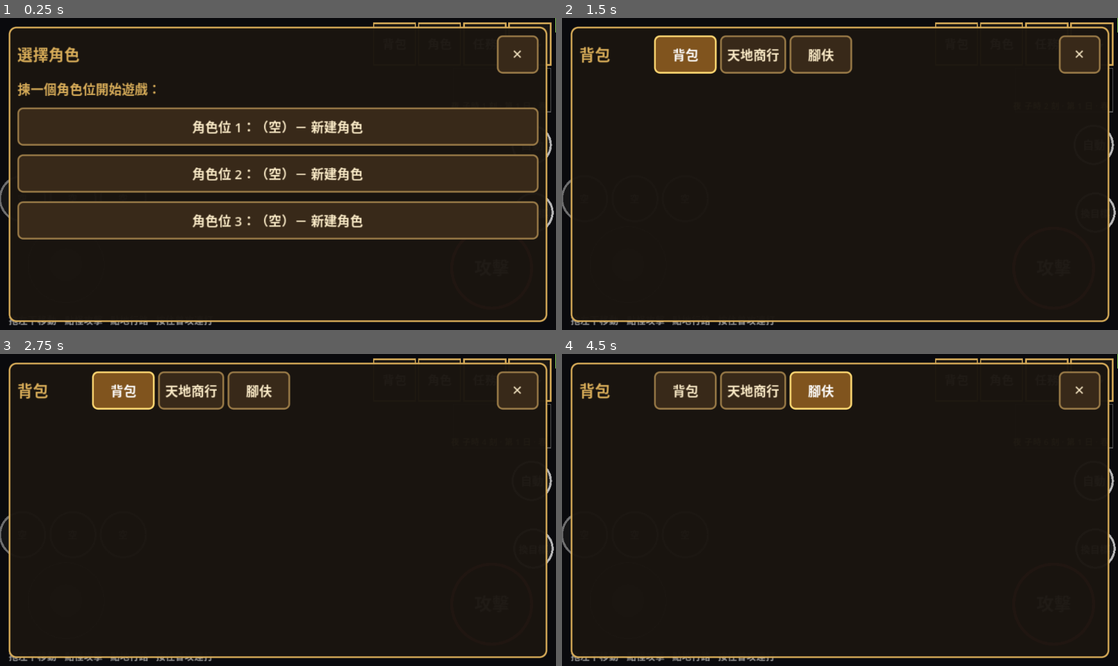
Above: before the commit, frames 1-4 (two rows, left to right).
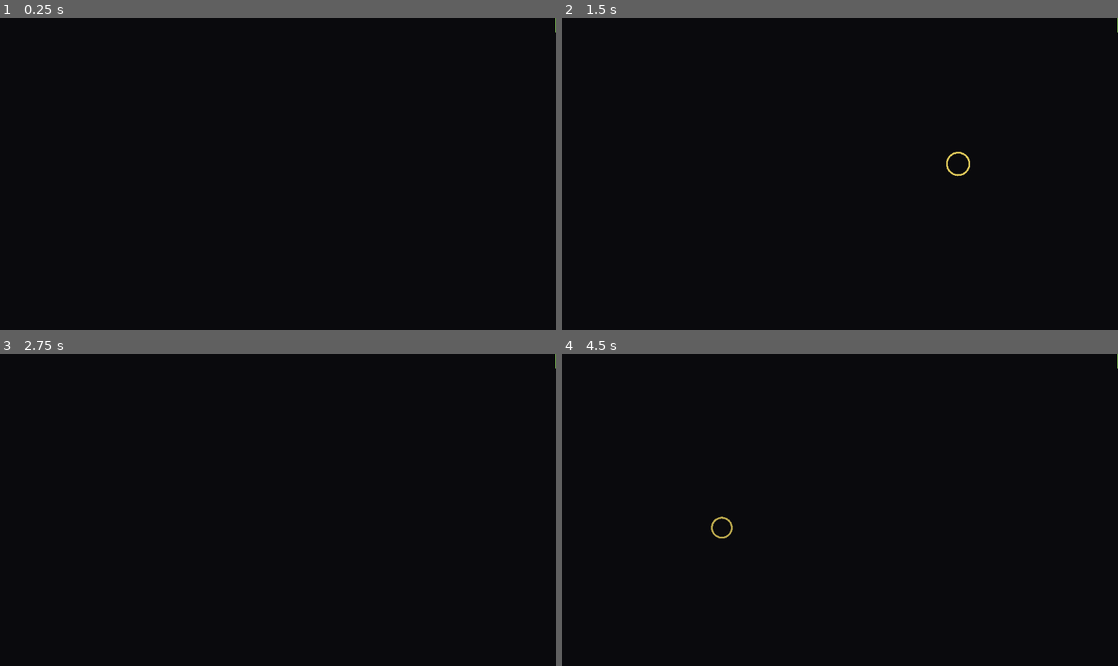
Above: after the commit, the same moments.

Repository: alphakey-marketing/sanguo-remake
Game: Godot game, scene res://ui/main.tscn
Two runs of this game, one before a commit and one after it. Both use one fixed random seed, a clock stepped at 60 frames per second and the inputs below.
Inputs (mouse positions are in pixels of both pictures, inside the frame that each line leads up to):
- Up to frame 1 (0.25 s): no input
- Up to frame 2 (1.5 s): click (1079, 55) at 0.5 s, where only the run before the commit has a clickable "✕"; tap Enter at 1.25 s; move the mouse to (962, 158) at 1.27 s; hold D from 1.28 s (still down); tap B at 1.35 s; click (962, 158) at 1.42 s
- Up to frame 3 (2.75 s): tap Space at 1.52 s; release D at 2 s; click (122, 391) at 2 s, where only the run before the commit has a clickable "背包"
- Up to frame 4 (4.5 s): click (751, 391) at 2.75 s, where only the run before the commit has a clickable "天地商行"; click (823, 391) at 3.5 s, where only the run before the commit has a clickable "腳伕"; tap Space at 4.25 s; drag from (728, 525) to (812, 572) at 4.27 s

The runs differ from the first frame. In frame 1, 41% of the frame differs, in the area x 0-100%, y 1-99%; in frame 2, 8.9%; in frame 3, 8.8%; in frame 4, 8.9%.
Error after the commit: Parse Error: Cannot infer the type of "pk_on" variable because the value doesn't have a set type. (res://ui/touch/mobile_hud.gd:585)

Commit message:
打人模式 4 項優化：自動掛機表漏 NPC / 逃走居民減速 / 居民行街閒逛減少 / 主畫面打人模式掣
- auto_panel.gd 揀怪表改用 _is_targetable()（之前淨睇 mob flag，打人模式開咗 NPC 都唔會入表）
- sim.gd step()：fleePk 逃走緊嘅居民 3 tick 行 2 格（之前同玩家一樣速，追極都追唔到）
- world.json bots.wanderChance 0.15→0.05：城入面/城外閒逛頻率降低，居民企定啲
- 選單列加「打人」掣（HudLayout.MENU + mobile_hud _fire/_draw_menu），一撳即切換
  main.pk_mode，紅底顯示開緊；同 more_panel.gd 嗰個設定掣共用同一個變數

Co-Authored-By: Claude Sonnet 5 <noreply@anthropic.com>
Claude-Session: https://claude.ai/code/session_01Ez7QsPpHSMRaa3W9UsnwbQ

Diff:
--- a/client/data/world.json
+++ b/client/data/world.json
@@ -66,7 +66,7 @@
   "seekRange": 14,
   "maxLvAbove": 2,
   "chatChance": 0.002,
-  "wanderChance": 0.15,
+  "wanderChance": 0.05,
   "criminalPct": 0.12,
   "fleeChance": 0.25,
   "crimeAggro": 6,
--- a/client/sim/sim.gd
+++ b/client/sim/sim.gd
@@ -212,6 +212,8 @@
 		var mv := 2 if (e["kind"] == "mob" and (e.get("mob", {}) as Dictionary).get("state", "") == "flee" and tick % 2 == 0) else 1
 		if e.has("ch"):
 			mv = _ride_steps(e)       # 騎馬: 移速 ×1.5~2 (Step 17a, spec 07 §7)
+		if e["kind"] == "bot" and bool(e.get("fleePk", false)) and tick % 3 == 2:
+			mv = 0                    # 打人模式/S03a: 逃走緊嘅居民行慢啲 (3 tick 行 2 格)，等玩家追得返 (spec 03 §3)
 		var moved := false
 		var moved_n := 0
 		for _k in mv:
--- a/client/ui/panels/auto_panel.gd
+++ b/client/ui/panels/auto_panel.gd
@@ -10,7 +10,7 @@
 
 
 func sig() -> String:
-	return JSON.stringify([main.auto, main.auto_whitelist, main.auto_roam, main.ents.size()])
+	return JSON.stringify([main.auto, main.auto_whitelist, main.auto_roam, main.pk_mode, main.ents.size()])
 
 
 const NEARBY_RANGE := 14   # 揀怪表只顯示呢個 Chebyshev 距離之內嘅怪（同 zone），唔好成張圖咁多
@@ -19,7 +19,7 @@
 	var names := {}
 	var me = main._me()
 	for e in main.ents:
-		if not (bool(e.get("mob", false)) and int(e.get("hp", 0)) > 0):
+		if not (main._is_targetable(e) and int(e.get("hp", 0)) > 0):
 			continue
 		if me != null:
 			if str(main.sim.zone_view(int(e.x), int(e.y)).get("id", "")) != str(main.sim.zone_view(int(me.x), int(me.y)).get("id", "")):
--- a/client/ui/touch/hud_layout.gd
+++ b/client/ui/touch/hud_layout.gd
@@ -14,8 +14,8 @@
 const SKILL_DIST2 := 150.0     # 額外 2 格 (S01a: 5 級後) 用大半徑，避免同前 4 格重疊
 const SKILL_ANGLES := [180.0, 210.0, 240.0, 270.0, 218.0, 248.0]   # 左 → 上 扇形（Godot y 向下）；前 4 個 = 5 級前；S01a: 5 級後開埋後 2 個 (用 SKILL_DIST2)
 const SMALL_R := 22.0          # 切換目標 / 自動
-const MENU := ["menu_bag", "menu_char", "menu_quest", "menu_more"]
-const MENU_LABELS := {"menu_bag": "背包", "menu_char": "角色", "menu_quest": "任務", "menu_more": "更多"}
+const MENU := ["menu_bag", "menu_char", "menu_quest", "menu_pk", "menu_more"]
+const MENU_LABELS := {"menu_bag": "背包", "menu_char": "角色", "menu_quest": "任務", "menu_pk": "打人", "menu_more": "更多"}
 const MENU_SZ := 48.0
 const MENU_GAP := 4.0
 const MINI_SZ := Vector2(112, 50)   # 小地圖 (spec 12 §6)
--- a/client/ui/touch/mobile_hud.gd
+++ b/client/ui/touch/mobile_hud.gd
@@ -319,6 +319,9 @@
 			bag_panel().open_filter("")
 		"menu_char", "portrait": open_panel("char")
 		"menu_quest": open_panel("quest")
+		"menu_pk":
+			main.pk_mode = not main.pk_mode
+			main._log("打人模式 %s" % ("開" if main.pk_mode else "關"))
 		"menu_more": open_panel("more")
 		"minimap": open_panel("map")
 		"companion": open_panel("recruit")
@@ -579,8 +582,9 @@
 	for id in HudLayout.MENU:
 		var r: Rect2 = layout[id]["rect"]
 		var down := _is_down(id)
-		draw_rect(r, Color(0.3, 0.22, 0.12, 0.95) if down else Color(0.12, 0.1, 0.08, 0.85))
-		draw_rect(r, UiTheme.GOLD, false, 1.5)
+		var pk_on := id == "menu_pk" and main.pk_mode
+		draw_rect(r, Color(0.55, 0.12, 0.12, 0.95) if pk_on else (Color(0.3, 0.22, 0.12, 0.95) if down else Color(0.12, 0.1, 0.08, 0.85)))
+		draw_rect(r, Color(1, 0.3, 0.25) if pk_on else UiTheme.GOLD, false, 1.5)
 		_txt_center(r.position.y + r.size.y / 2 + 5, String(HudLayout.MENU_LABELS[id]), Color.WHITE, 14, r.size.x, r.position.x)
 	# 有未分配點數: 角色掣紅點
 	if int(main.ch.get("attrPoints", 0)) > 0:
